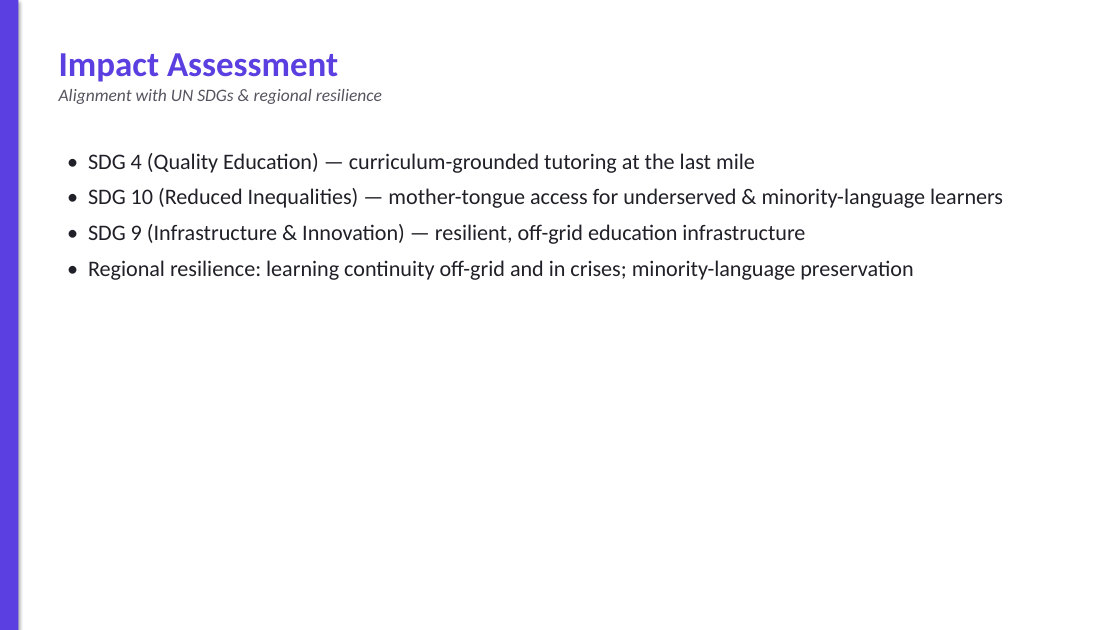
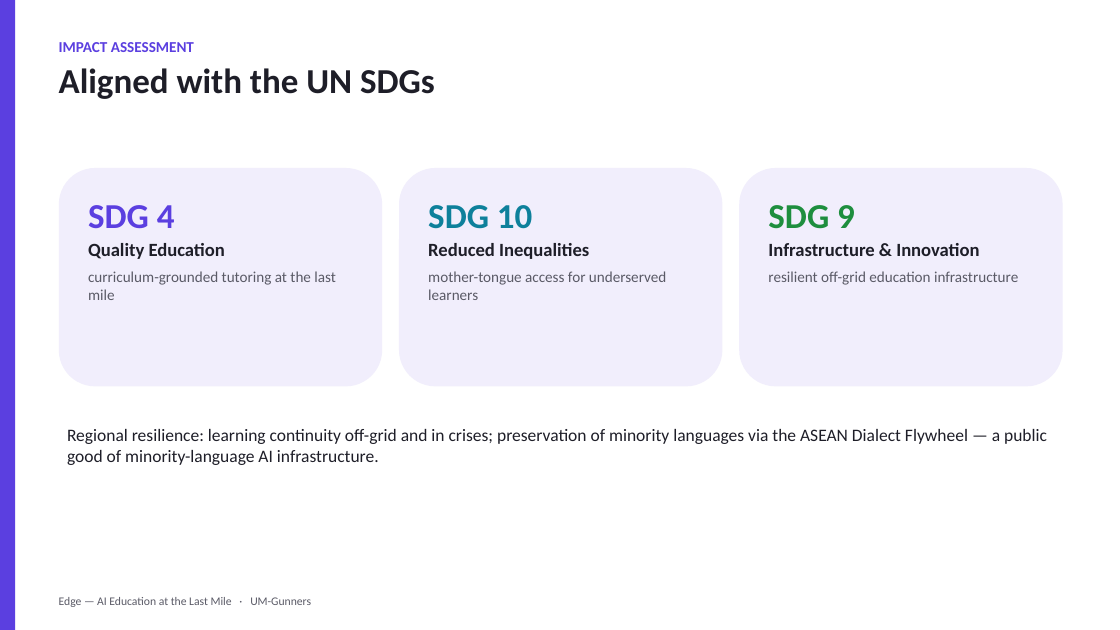
Before and after one commit to fciacia/EduNode, a slide deck: slide 13 of docs/AI for Education_University of Malaya_UM-Gunners_PitchDeck.pptx. Drawn at 1120x630 pixels with LibreOffice and Linux fonts; fonts in the diff are those of the drawing. Boxes give left, top, right and bottom in pixels: in the first picture for what was removed or moved away, otherwise in the second. Text is boxed around its words. In the diff, an @@ line names an element or a change of style, - is before the commit and + after.

Commit message:
docs: upgrade pitch deck — charts, architecture diagram, stat cards, screenshot
Rebuilds the deck visually: before/after language-bias chart, RAG-quality chart,
a 4-agent architecture diagram, problem->fix rows, big stat callouts, two-column
comparison, scalability roadmap, and a real grounded-answer product screenshot
(Verified badge + citations + diagram). Metrics remain the real measured values.

```diff
--- a/docs/AI for Education_University of Malaya_UM-Gunners_PitchDeck.pptx
+++ b/docs/AI for Education_University of Malaya_UM-Gunners_PitchDeck.pptx
@@ rectangle at [0,0,15,630]: shadow off @@
@@ text at [59,42,435,99]: text changed; size 15 to 30 pt; text colour #555560 to #1E1E28; bold on; italic off @@
-Impact Assessment
-Alignment with UN SDGs & regional resilience
+IMPACT ASSESSMENT
+Aligned with the UN SDGs
@@ rounded rectangle added at [59,168,382,386], fill #F1EEFC @@
@@ rounded rectangle added at [399,168,723,386], fill #F1EEFC @@
@@ rounded rectangle added at [739,168,1063,386], fill #F1EEFC @@
@@ text added at [88,205,336,300], 13 pt, text #5A5A66 @@
+SDG 4
+Quality Education
+curriculum-grounded tutoring at the last mile
@@ text added at [428,205,666,300], 13 pt, text #5A5A66 @@
+SDG 10
+Reduced Inequalities
+mother-tongue access for underserved learners
@@ text added at [768,205,1018,285], 13 pt, text #5A5A66 @@
+SDG 9
+Infrastructure & Innovation
+resilient off-grid education infrastructure
@@ text added at [67,429,1047,465], 15 pt, text #1E1E28 @@
+Regional resilience: learning continuity off-grid and in crises; preservation of minority languages via the ASEAN Dialect Flywheel — a public good of minority-language AI infrastructure.
@@ text at [59,597,311,607]: text changed; size 19 to 10 pt; text colour #202028 to #5A5A66 @@
-• SDG 4 (Quality Education) — curriculum-grounded tutoring at the last mile
-• SDG 10 (Reduced Inequalities) — mother-tongue access for underserved & minority-language learners
-• SDG 9 (Infrastructure & Innovation) — resilient, off-grid education infrastructure
-• Regional resilience: learning continuity off-grid and in crises; minority-language preservation
+Edge — AI Education at the Last Mile · UM-Gunners
```
Also in this commit, not shown: 11 other slides changed, 3 slides added, 3 slides removed, 3 other files.
